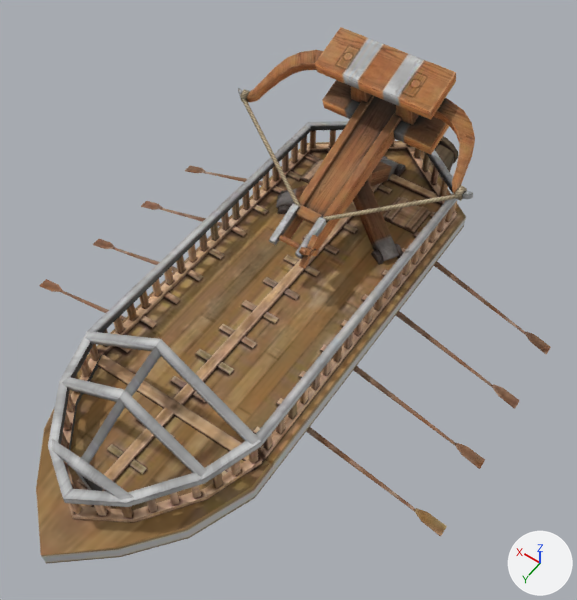
The glTF model public/assets/unit-models/212-juggernaut.glb as it was, and as the next commit left it.
Before and after are seen from a 50 mm camera at (-2.91, 4.0, 6.6) aimed at (-0.19, 0.19, 0.61). Arrows for +X, +Y and +Z are at lower right; the lights stay in place. The picture after the commit comes second. Vertices at exactly the same position are counted once.
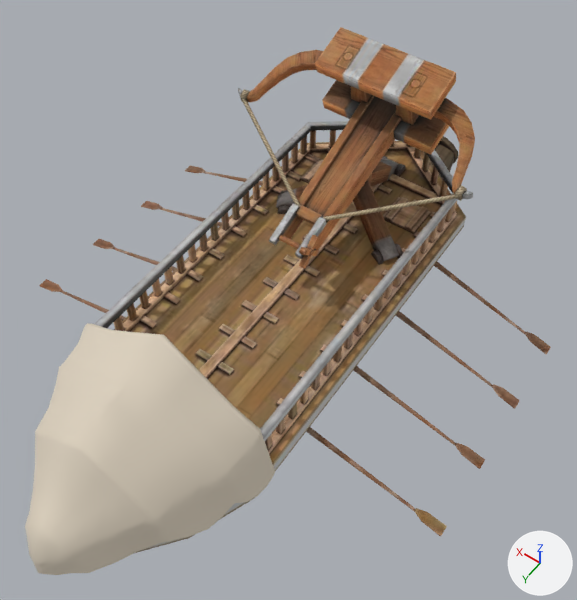
Where the change shows, as pixel boxes (x1, y1, x2, y2) in the pictures (577 x 600 px):
'Mesh_0', reshaped: before (36, 27, 551, 564); after (25, 27, 551, 575)
part 1 of me_mesh_0, added (pale yellow): after (25, 323, 275, 575)

What changed in the scene script:
```text
Add mat_material_2:
    mat_material_2 = principled_material('Material_2')
    mat_material_2.base_color = (0.72, 0.64, 0.52)  # pale yellow #ddd1bf
    mat_material_2.metallic = 0.05
    mat_material_2.roughness = 0.9
Change me_mesh_0:
    used by ob_mesh_0; location = (0.0, 0.0, 0.0)
    remove me_mesh_0.from_pydata(...)  # 2042 vertices, 3452 faces; spans x -2.44..2.41, y -3.37..3.27, z -0.55..2.16
    add me_mesh_0.from_pydata(...)  # 2271 vertices, 3854 faces; spans x -2.44..2.41, y -3.37..3.36, z -0.55..2.16
    me_mesh_0 part 1: a new loose piece of 229 vertices spanning x -1.09..1.05, y 1.61..3.36, z 0.33..1.56, in mat_material_2 (pale yellow #ddd1bf)
    add me_mesh_0.materials.append(mat_material_2)  # pale yellow #ddd1bf
```
